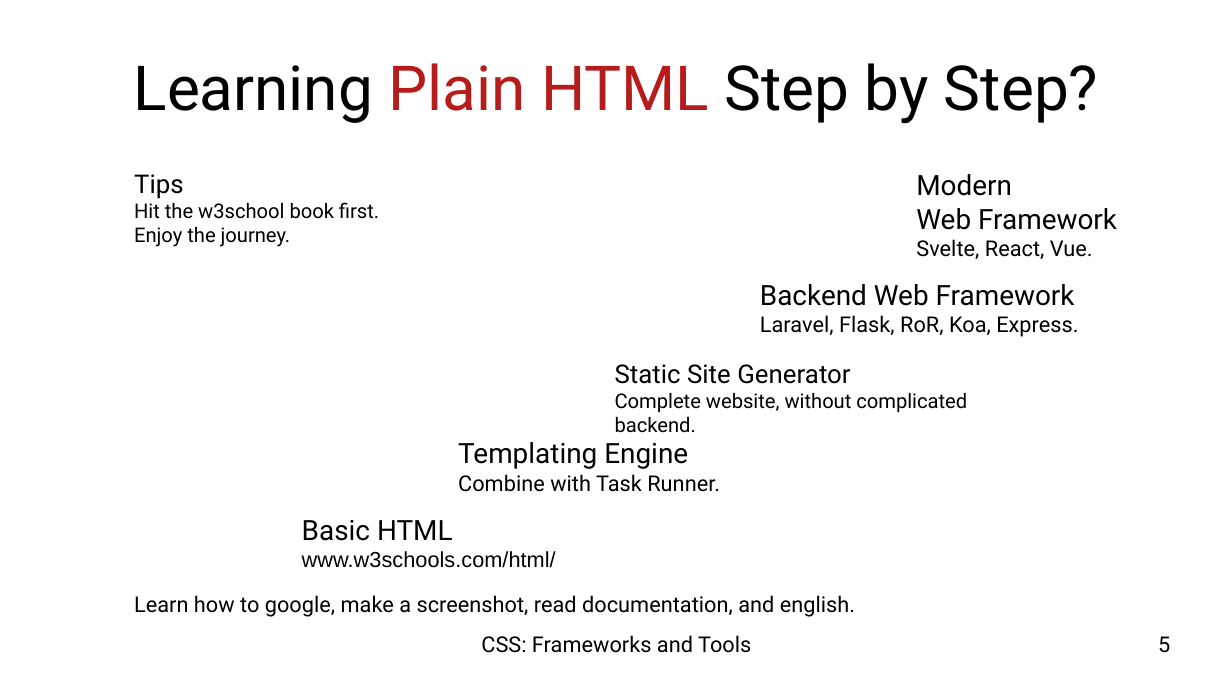
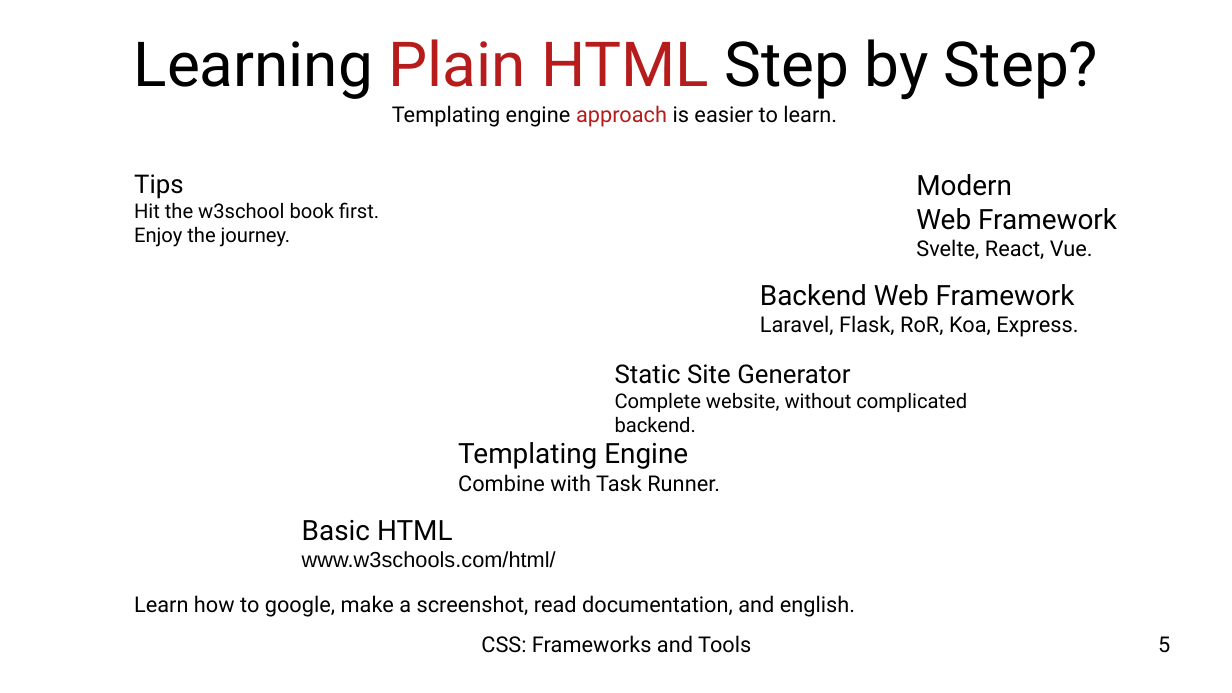
Before and after one commit to epsi-rns/berkas2, a slide deck: slide 5 of impress-presentation/03-concept-css/presentation-concept-css-diagram.odp. Drawn at 1232x693 pixels with LibreOffice and Linux fonts; fonts in the diff are those of the drawing; background and template pictures are left out. Boxes give left, top, right and bottom in pixels: in the first picture for what was removed or moved away, otherwise in the second. Text is boxed around its words. In the diff, an @@ line names an element or a change of style, - is before the commit and + after.

Commit message:
Article: Slides - Desktop Customization: Learning Steps

```diff
--- a/impress-presentation/03-concept-css/presentation-concept-css-diagram.odp
+++ b/impress-presentation/03-concept-css/presentation-concept-css-diagram.odp
@@ title "Learning Plain HTML Step by ...": place and size @@
-title "Learning Plain HTML Step by ..." at [134,63,1098,124]
+title "Learning Plain HTML Step by ..." at [134,39,1098,100]
@@ text added at [392,105,837,127], 14 pt, text #000000 @@
+Templating engine approach is easier to learn.
```
Also in this commit, not shown: 2 other slides changed, 6 other files.
